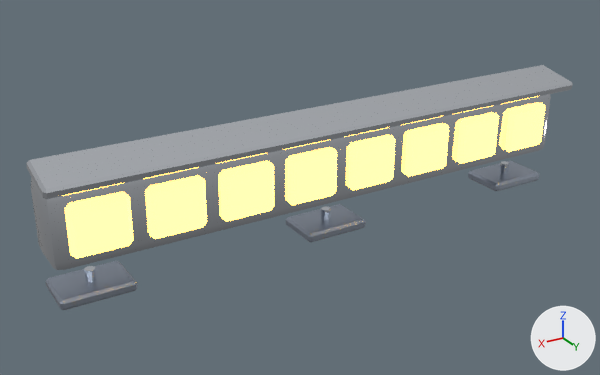
A saved change to the glTF model game/assets/vehicles/dekotora/accessories/lighting/roof_light_bar_rect.glb.
One viewpoint serves both versions: a 50 mm camera at (1.7, 2.63, 1.52) aimed at (0.13, 0.0, 0.21). The axes (+X, +Y, +Z) are drawn at lower right. The lights are the same throughout. The older version comes first. Where no turn or scale is listed for an object, it has been applied to the vertices.

Before the edit, the objects in view are built like this:
```python
mat_lamp_amber = principled_material('lamp_amber')
mat_lamp_amber.base_color = (1.0, 0.451, 0.063)  # orange #ffb347
mat_lamp_amber.roughness = 0.3
mat_lamp_amber.emission_color = (1.0, 0.451, 0.063)  # orange #ffb347
mat_lamp_amber.emission_strength = 7.0
me_chrome = bpy.data.meshes.new('chrome')
me_chrome.from_pydata(...)  # 128 vertices, 236 faces; spans x -1.17..1.17, y -0.11..0.2, z 0.03..0.54
me_chrome.materials.append(mat_chrome)  # white #e6ebf2
me_lamp_amber = bpy.data.meshes.new('lamp_amber')
me_lamp_amber.from_pydata(...)  # 192 vertices, 352 faces; spans x -1.09..1.09, y 0.1..0.14, z 0.2..0.4
me_lamp_amber.materials.append(mat_lamp_amber)  # orange #ffb347, glowing orange #ffb347
me_steel = bpy.data.meshes.new('steel')
me_steel.from_pydata(...)  # 72 vertices, 132 faces; spans x -1.14..1.14, y -0.1..0.1, z 0.0..0.04
me_steel.materials.append(mat_steel)  # light grey #aeb8c8
ob_chrome = bpy.data.objects.new('chrome', me_chrome)
ob_chrome.location = (0.0, 0.0, 0.0)
ob_lamp_amber = bpy.data.objects.new('lamp_amber', me_lamp_amber)
ob_lamp_amber.location = (0.0, 0.0, 0.0)
ob_steel = bpy.data.objects.new('steel', me_steel)
ob_steel.location = (0.0, 0.0, 0.0)
```
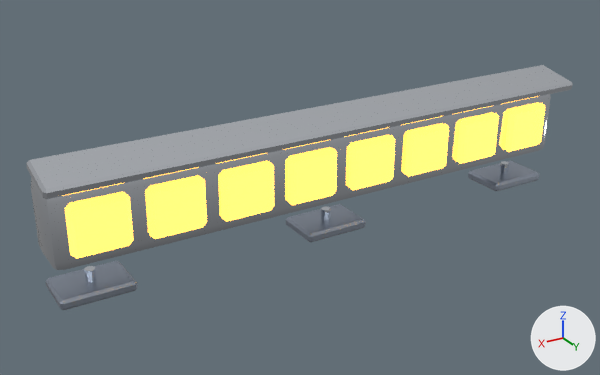
The edits, one by one:
In material 'lamp_amber' (mat_lamp_amber), emission_strength goes from 7.0 to 3.0.

Changed parts and their boxes (x1, y1, x2, y2) in the pictures (600 x 375 px):
'lamp_amber', surface changed: (65, 103, 545, 259) in both
